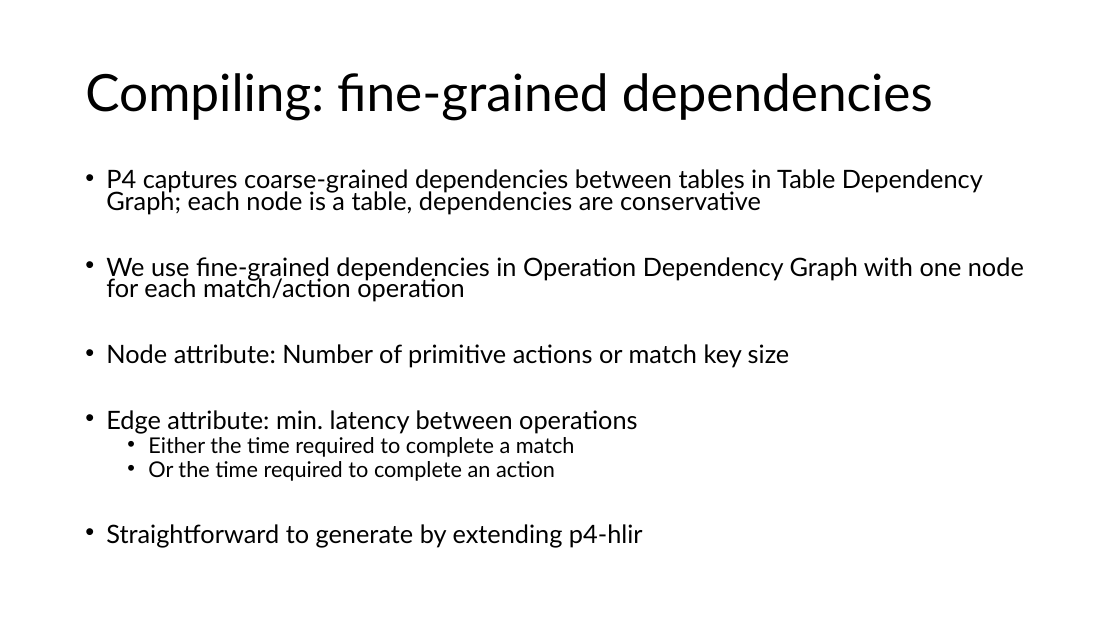
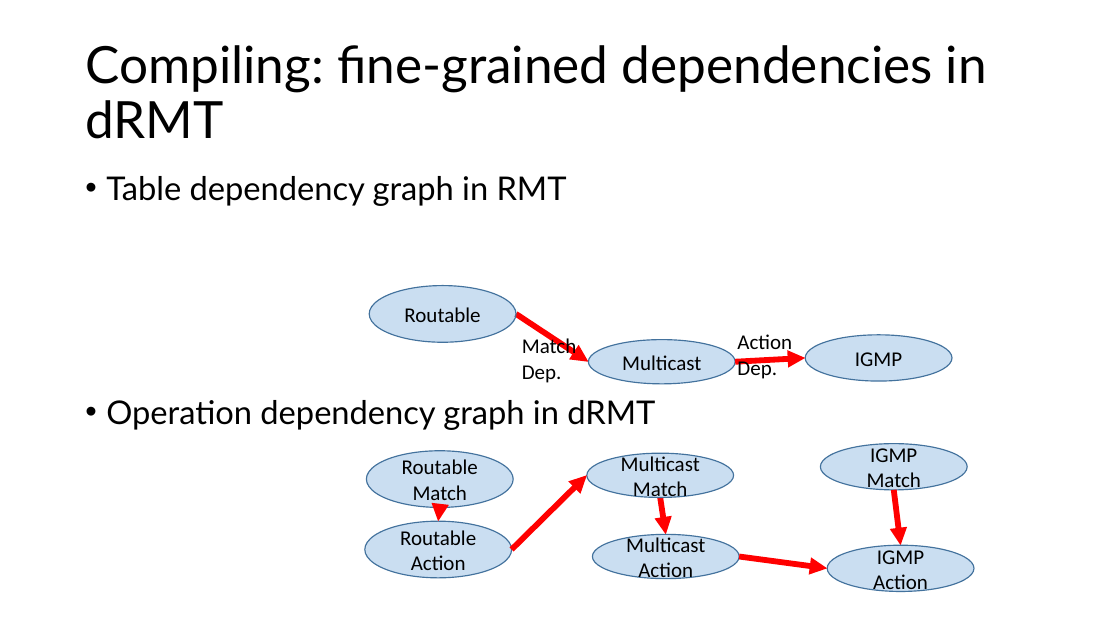
Before and after one commit to anirudhSK/drmt_talk, a slide deck: slide 14 of drmt.pptx. Drawn at 1120x630 pixels with LibreOffice and Linux fonts; fonts in the diff are those of the drawing. Boxes give left, top, right and bottom in pixels: in the first picture for what was removed or moved away, otherwise in the second. Text is boxed around its words. In the diff, an @@ line names an element or a change of style, - is before the commit and + after.

```diff
--- a/drmt.pptx
+++ b/drmt.pptx
@@ title at [85,45,987,139]: text changed @@
-Compiling: fine-grained dependencies
+Compiling: fine-grained dependencies in dRMT
@@ text at [106,176,655,430]: text changed; size 21.7 to 28 pt @@
-• P4 captures coarse-grained dependencies between tables in Table Dependency Graph; each node is a table, dependencies are conservative
-• We use fine-grained dependencies in Operation Dependency Graph with one node for each match/action operation
-• Node attribute: Number of primitive actions or match key size
-• Edge attribute: min. latency between operations
-  • Either the time required to complete a match
-  • Or the time required to complete an action
-• Straightforward to generate by extending p4-hlir
+• Table dependency graph in RMT
+• Operation dependency graph in dRMT
@@ ellipse added at [370,286,517,342], fill #5B9BD5 at 32% opacity, outline #43739E 1 pt, 18 pt, text #000000 @@
+Routable
@@ arrow added from (516, 314) to (588, 362), #FF0000 5 pt @@
@@ text added at [522,336,576,383], 18 pt, text #000000 @@
+Match
+Dep.
@@ ellipse added at [588,339,735,384], fill #5B9BD5 at 32% opacity, outline #43739E 1 pt, 18 pt, text #000000 @@
+Multicast
@@ arrow added from (735, 362) to (806, 358), #FF0000 5 pt @@
@@ text added at [737,334,792,379], 18 pt, text #000000 @@
+Action
+Dep.
@@ ellipse added at [806,335,953,381], fill #5B9BD5 at 32% opacity, outline #43739E 1 pt, 18 pt, text #000000 @@
+IGMP
@@ ellipse added at [821,444,968,490], fill #5B9BD5 at 32% opacity, outline #43739E 1 pt, 18 pt, text #000000 @@
+IGMP
+Match
@@ ellipse added at [366,451,513,507], fill #5B9BD5 at 32% opacity, outline #43739E 1 pt, 18 pt, text #000000 @@
+Routable
+Match
@@ arrow added from (512, 549) to (587, 476), #FF0000 5 pt @@
@@ ellipse added at [587,454,734,498], fill #5B9BD5 at 32% opacity, outline #43739E 1 pt, 18 pt, text #000000 @@
+Multicast
+Match
@@ arrow added from (440, 507) to (439, 521), #FF0000 5 pt @@
@@ arrow added from (660, 497) to (666, 534), #FF0000 5 pt @@
@@ arrow added from (894, 490) to (901, 545), #FF0000 5 pt @@
@@ ellipse added at [365,521,512,577], fill #5B9BD5 at 32% opacity, outline #43739E 1 pt, 18 pt, text #000000 @@
+Routable
+Action
@@ ellipse added at [592,534,739,579], fill #5B9BD5 at 32% opacity, outline #43739E 1 pt, 18 pt, text #000000 @@
+Multicast
+Action
@@ arrow added from (739, 557) to (828, 569), #FF0000 5 pt @@
@@ ellipse added at [828,545,975,592], fill #5B9BD5 at 32% opacity, outline #43739E 1 pt, 18 pt, text #000000 @@
+IGMP
+Action
```
Also in this commit, not shown: 3 other slides changed.
